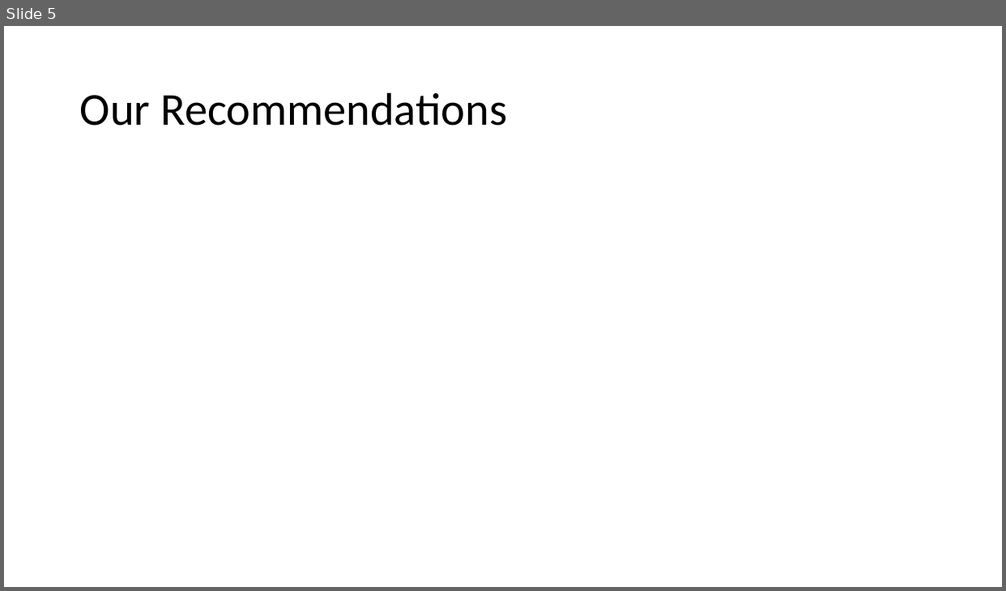
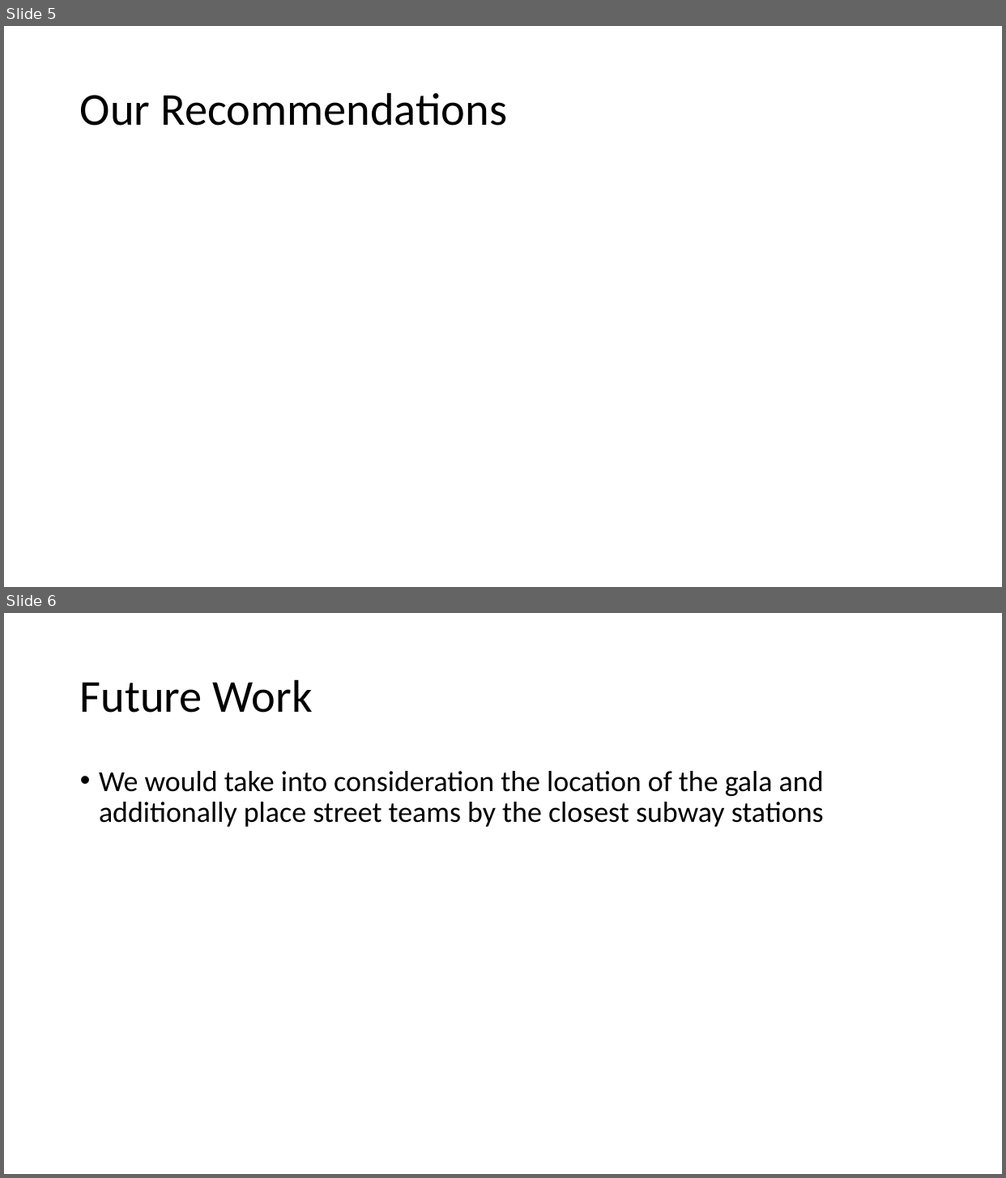
Before and after one commit to cruzkat/Project_01, a slide deck: WTWY_GalaPresentation.pptx. Shown one above the other, each under a label of ours: slide 5 before the commit, slides 5 and 6 after it. The pictures are 1006x591 and 1006x1178 pixels, drawn with LibreOffice and Linux fonts; fonts in the diff are those of the drawing. Boxes give left, top, right and bottom in pixels: in the first picture for what was removed or moved away, otherwise in the second. Text is boxed around its words. In the diff, an @@ line names an element or a change of style, - is before the commit and + after.

Commit message:
A few minor updates to pptx

```diff
--- a/WTWY_GalaPresentation.pptx
+++ b/WTWY_GalaPresentation.pptx
@@ slide 6 added at <box>4,613,1002,1174</box>, background #FFFFFF @@
@@ title added at <box>80,679,313,713</box>, 44 pt, text #000000 @@
+Future Work
@@ text added at <box>99,771,824,827</box>, 28 pt, text #000000 @@
+• We would take into consideration the location of the gala and additionally place street teams by the closest subway stations
```
Also in this commit, not shown: 1 slide changed, 1 slide removed, 1 other file.
